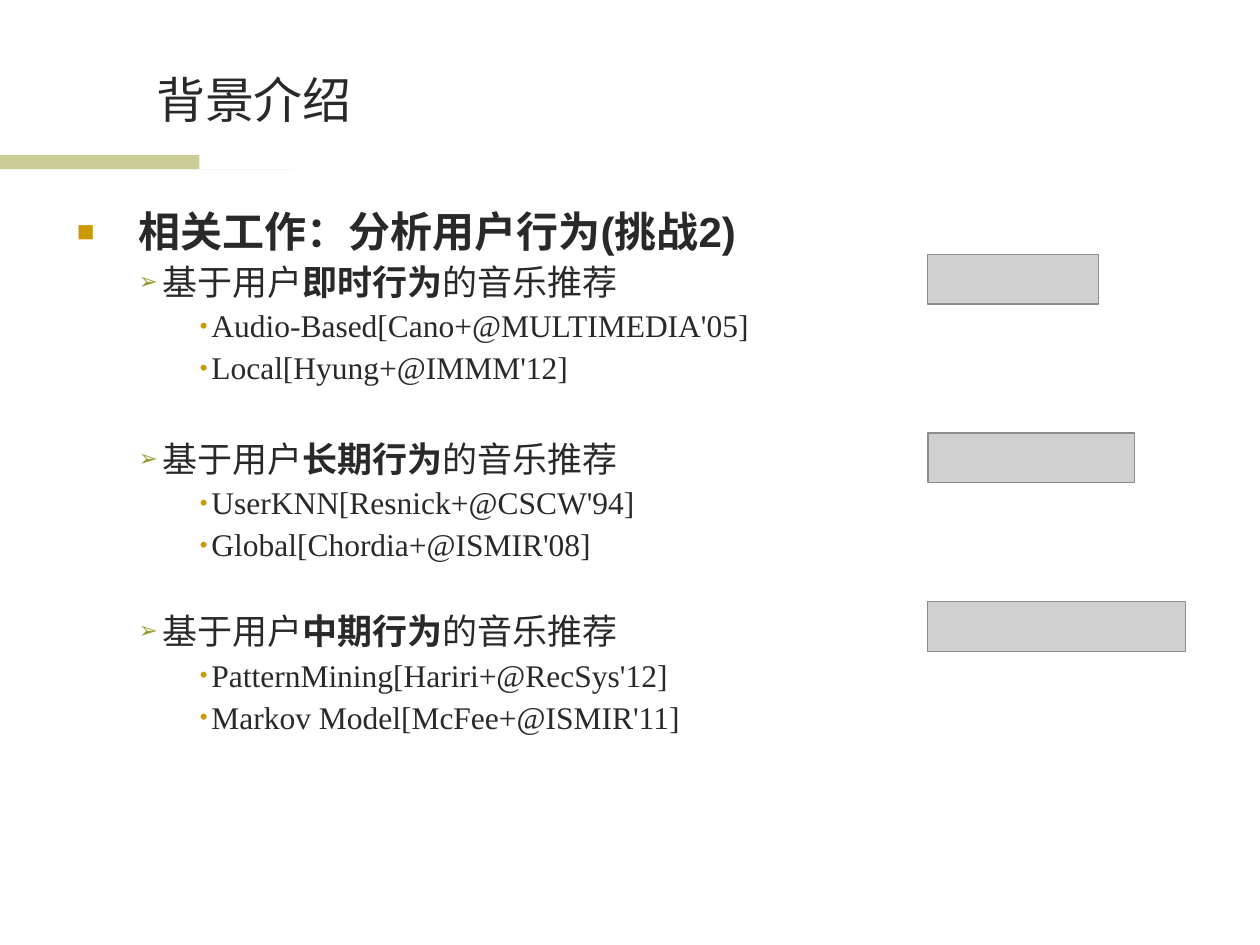
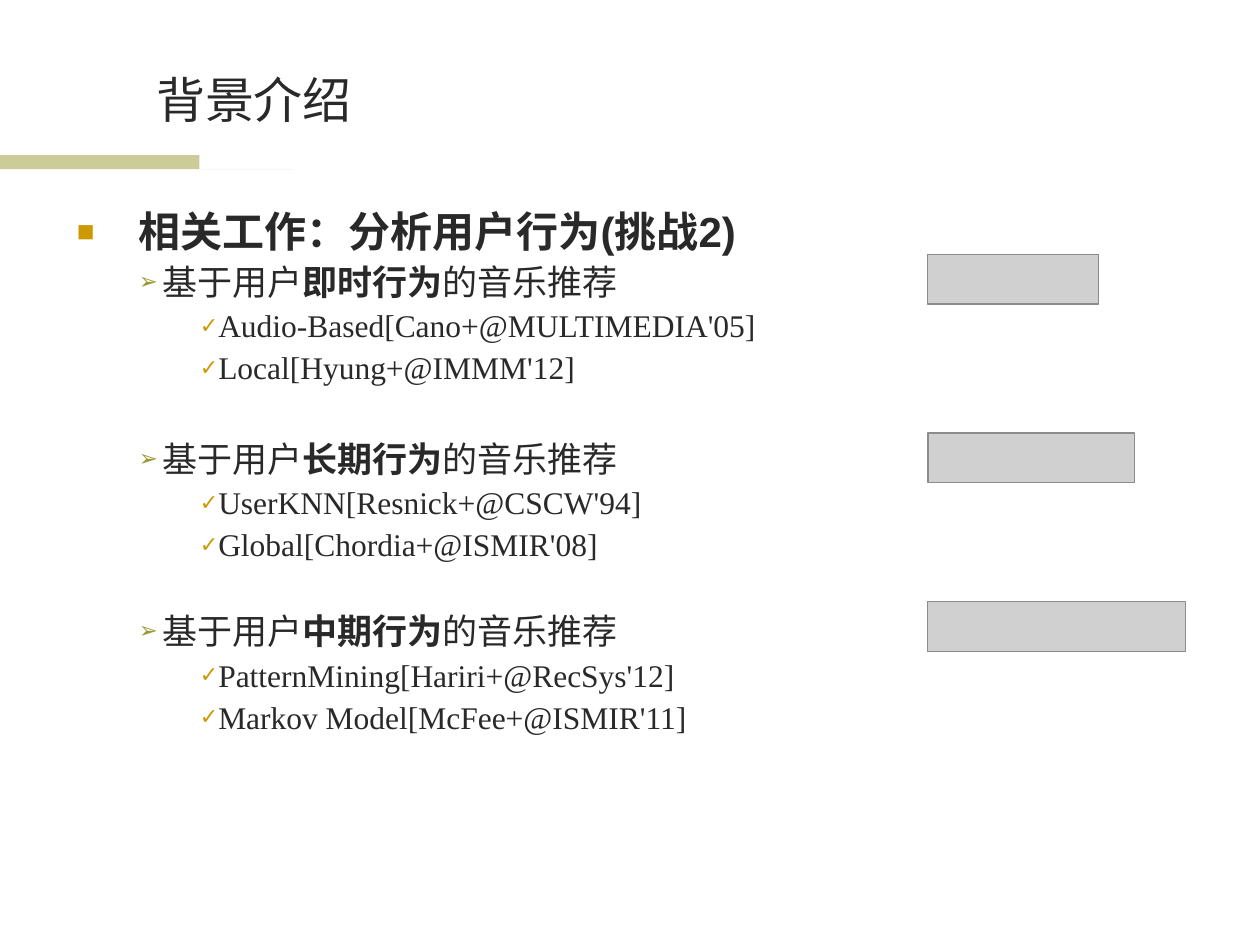
Before and after one commit to wwssttt/NJUThesis, a slide deck: slide 6 of ppt/一种基于时间序列分析的个性化音乐推荐系统及其实现.ppt. Drawn at 1260x945 pixels with LibreOffice and Linux fonts; fonts in the diff are those of the drawing; grey boxes stand for pictures; background and template pictures are left out. Boxes give left, top, right and bottom in pixels: in the first picture for what was removed or moved away, otherwise in the second. Text is boxed around its words. In the diff, an @@ line names an element or a change of style, - is before the commit and + after.

```diff
--- a/ppt/一种基于时间序列分析的个性化音乐推荐系统及其实现.ppt
+++ b/ppt/一种基于时间序列分析的个性化音乐推荐系统及其实现.ppt
@@ text at (218,315,755,735): bullet • to ✓ @@
```
Also in this commit, not shown: 12 other slides changed.
